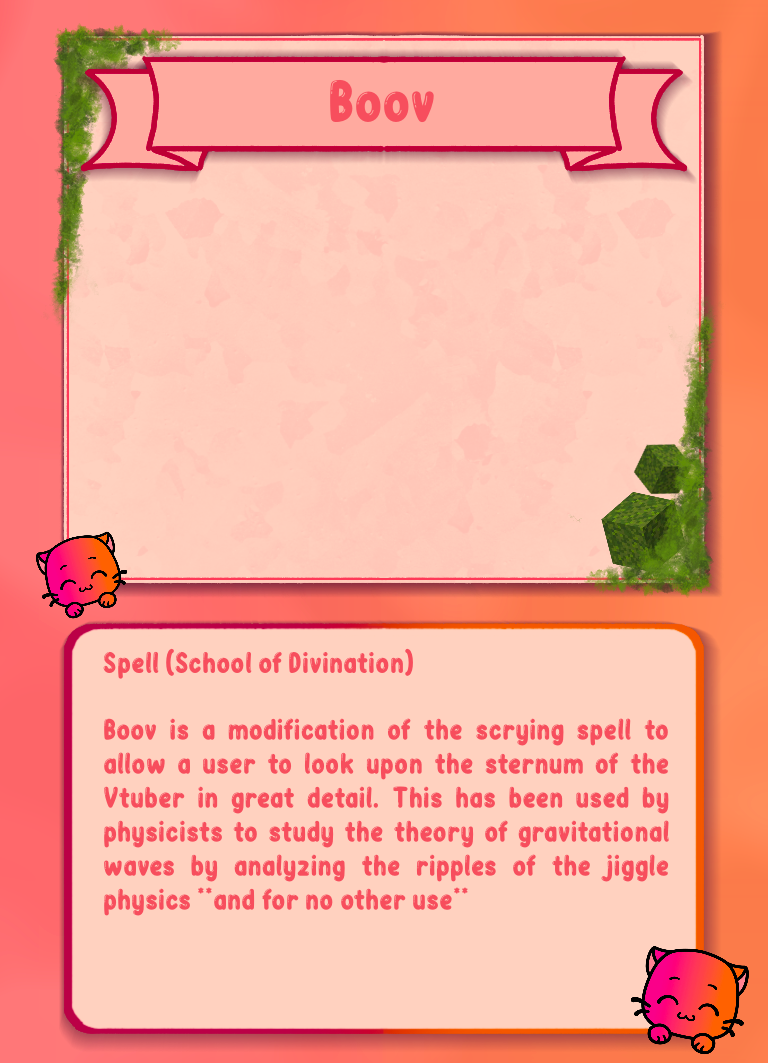
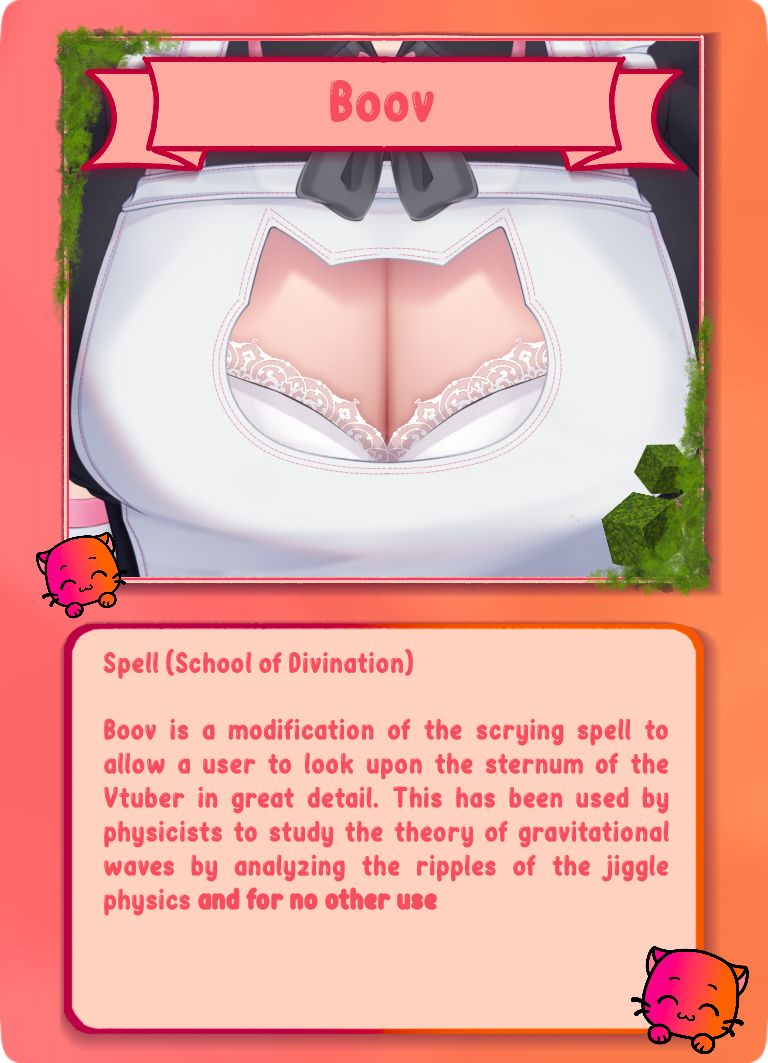
Comparing the layer stacks of the two 768×1063 images. Changes:
painted on "Spell (School of Divination) ..." over (198, 887, 468, 910)
added layer "boov.png" above "plainCardTopTextBox.png #1" over (69, 41, 699, 577)
painted on "plainCardBackground.png" over (0, 0, 768, 1063)
